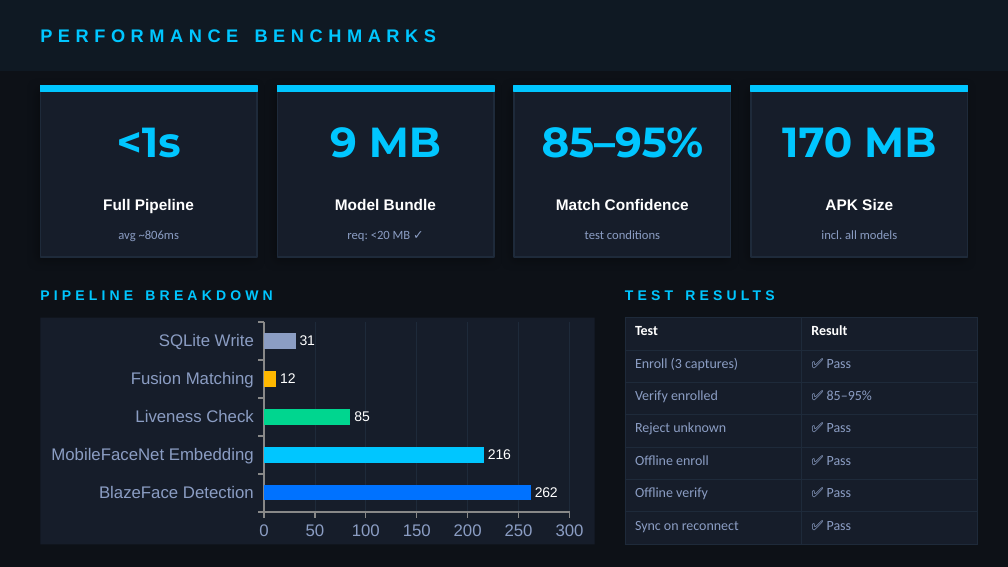
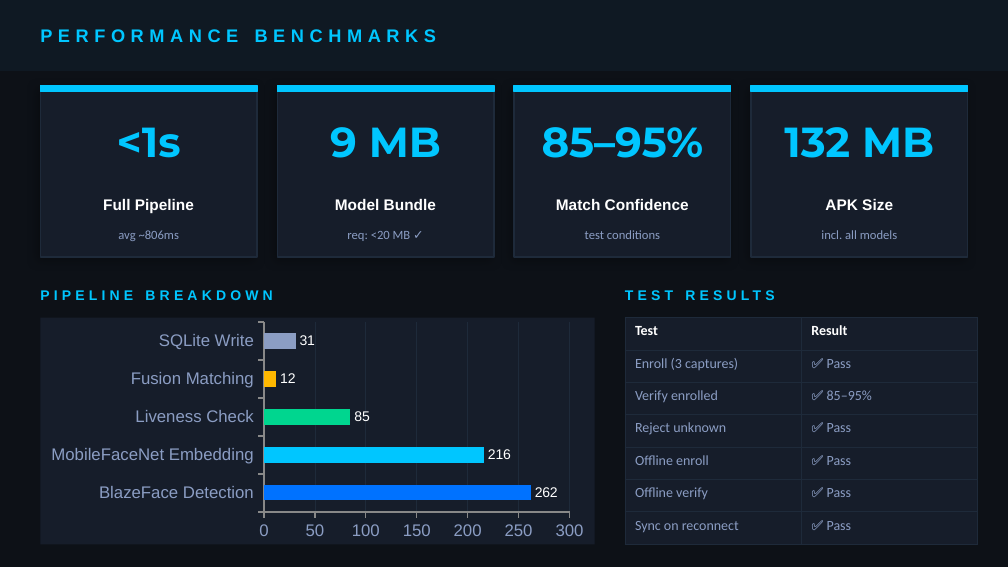
Before and after one commit to MKN-Sai-Varun/PRISM, a slide deck: slide 9 of MKN_Sai_Varun_NHAI_Submission_7.0.pptx. Drawn at 1008x567 pixels with LibreOffice and Linux fonts; fonts in the diff are those of the drawing. Boxes give left, top, right and bottom in pixels: in the first picture for what was removed or moved away, otherwise in the second. Text is boxed around its words. In the diff, an @@ line names an element or a change of style, - is before the commit and + after.

Commit message:
Updated technical doc, PPT and removed APK from git track

```diff
--- a/MKN_Sai_Varun_NHAI_Submission_7.0.pptx
+++ b/MKN_Sai_Varun_NHAI_Submission_7.0.pptx
@@ text at [784,127,934,158]: text changed @@
-170 MB
+132 MB
```
Also in this commit, not shown: 3 other files.
